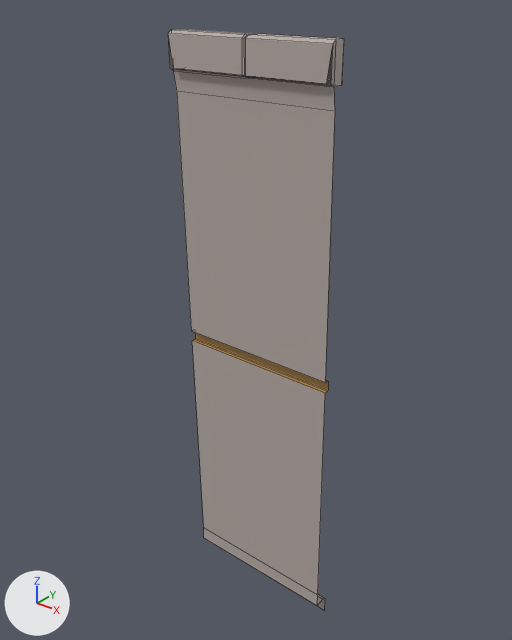
An edit to the FBX model Museum of Pierre/Assets/Models/WallTall.fbx, drawn before and after from the same camera.
Rendered twice from a camera (50 mm lens) standing at (0.0379, 0.0321, 0.0383) and looking at (0.0143, 0.0616, 0.02). The lights are fixed; the arrows at lower left show +X, +Y and +Z. Mesh edges are drawn as thin lines. Where no turn or scale is listed for an object, it has been applied to the vertices.

The first picture shows 'Plain_Wall_Tall'.
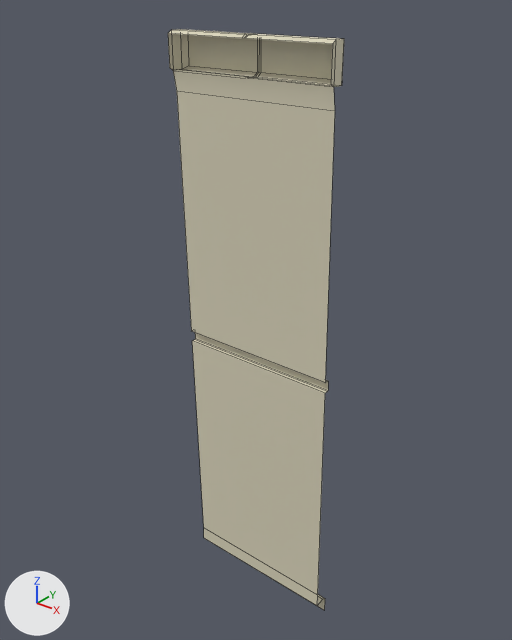
The newer file is also turned or shifted as a whole; pictures and numbers use the older file's frame.

Where the change shows, as pixel boxes (x1, y1, x2, y2) in the pictures (512 x 640 px):
part 1 of me_mesh, deleted
    before: (168, 33, 333, 84)
part 2 of me_mesh, recoloured
    both: (168, 29, 344, 610)
part 3 of me_mesh, recoloured
    both: (193, 333, 328, 393)

Diff of the bpy script that builds the scene:
```diff
--- a/Museum of Pierre/Assets/Models/WallTall.fbx.py
+++ b/Museum of Pierre/Assets/Models/WallTall.fbx.py
@@ mat_enivronment_mat @@
+mat_enivronment_mat = principled_material('Enivronment_MAT')
+mat_enivronment_mat.base_color = (0.71, 0.666, 0.501)  # light grey #dbd5bc
+mat_enivronment_mat.roughness = 0.749
@@ me_mesh @@
 # used by ob_plain_wall_tall; location = (0.02, 0.06, 0.0)
 # verts and faces of me_mesh; kept vertices keep their numbers, new ones are numbered from 68
 # before: 40 (0.0, -0.0002, 0.0357) at pixel (332, 43), 42 (-0.0049, -0.0002, 0.0357) at pixel (245, 38), 43 (-0.005, -0.0002, 0.0357) at pixel (243, 38), 44 (-0.0051, -0.0002, 0.0357) at pixel (241, 38), 45 (-0.01, -0.0002, 0.0357) at pixel (167, 33)
 # before: 47 (-0.0049, -0.0002, 0.034) at pixel (245, 75), 48 (-0.0002, -0.0002, 0.034) at pixel (326, 83), 49 (-0.005, -0.0002, 0.034) at pixel (244, 75), 50 (-0.0051, -0.0002, 0.034) at pixel (241, 75), 51 (-0.0098, -0.0002, 0.034) at pixel (172, 68)
-me_mesh.from_pydata(...)  # 68 vertices, 46 faces; spans x -0.01..0.0, y -0.0002..0.0019, z 0.0..0.0358
+me_mesh.from_pydata(...)  # 63 vertices, 42 faces; spans x -0.01..0.0, y -0.0002..0.0019, z 0.0..0.0358
+# me_mesh part 1
+delete_vertices([*range(47, 52)])  # with the faces that use them
+# me_mesh part 2: 37 faces spanning x -0.01..0.0, y -0.0002..0.0019, z 0.0..0.0358 switch from mat_wall (grey #b7aba5) to mat_enivronment_mat (light grey #dbd5bc)
+# me_mesh part 3: 5 faces spanning x -0.01..0.0, y 0.0005..0.0009, z 0.0176..0.0184 switch from mat_brown (orange #b38e54) to mat_enivronment_mat (light grey #dbd5bc)
```
